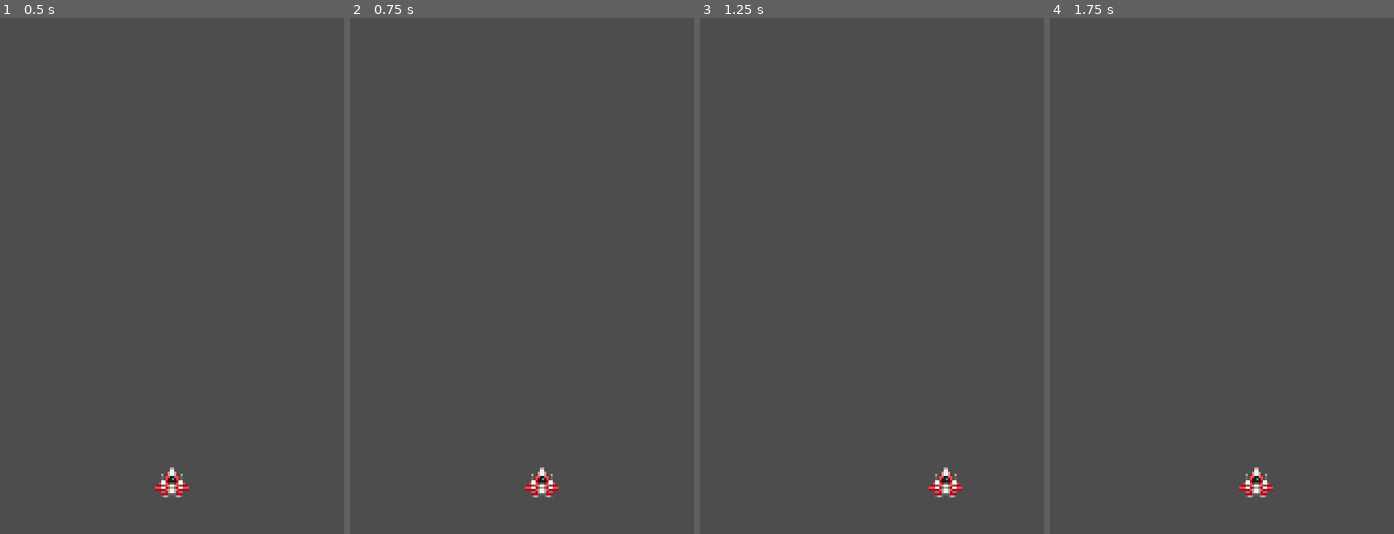
Above: before the commit, frames 1-4 (left to right).
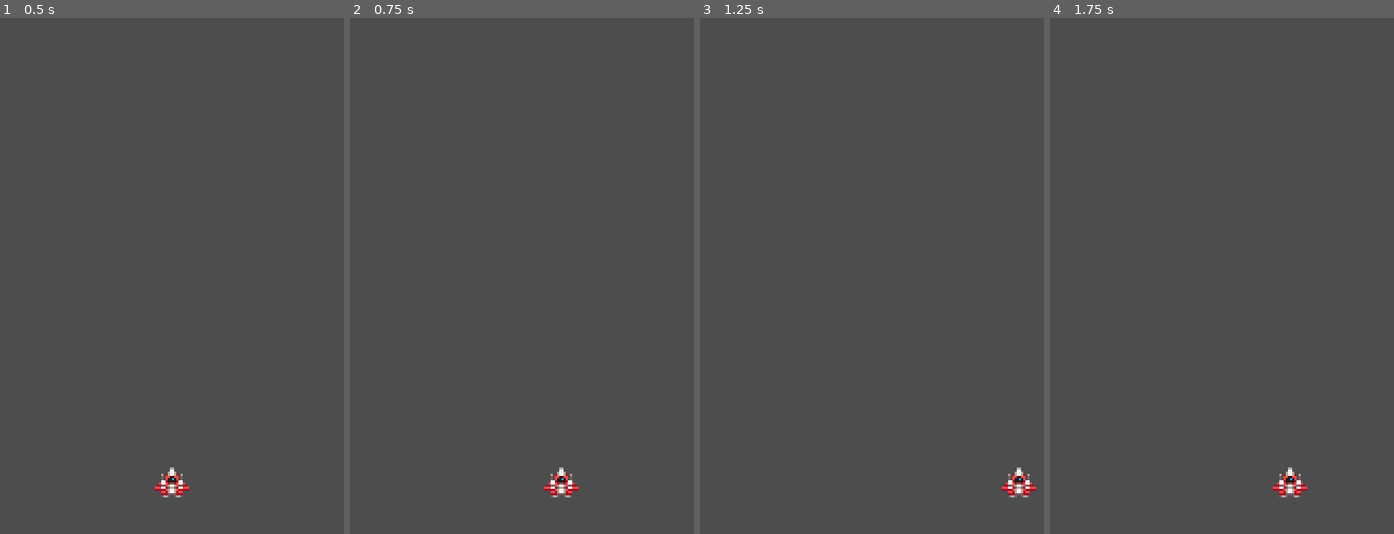
Above: after the commit, the same moments.

Repository: jaq-czaplin/Space-Resistance
Game: Godot game, scene res://game.tscn
Two runs of this game, one before a commit and one after it. Both use one fixed random seed, a clock stepped at 60 frames per second and the inputs below.
Inputs:
- Up to frame 1 (0.5 s): no input
- Up to frame 2 (0.75 s): tap Enter at 0.5 s; hold Right (move_right) from 0.53 s (still down)
- Up to frame 3 (1.25 s): keep holding Right (move_right)
- Up to frame 4 (1.75 s): release Right (move_right) at 1.28 s; hold Left (move_left) from 1.28 s (still down)

Frame 1 is identical in both runs. In frame 2, 0.6% of the frame differs, in the area x 50-67%, y 87-93%; in frame 3, 0.7%, in the area x 66-98%, y 87-93%; in frame 4, 0.7%.

Commit message:
Improved movement with MoveStatsResource

Diff:
--- /dev/null
+++ b/components/MoveStatsResource.gd
@@ -0,0 +1,4 @@
+class_name MoveStatsResource
+extends Resource
+
+@export var speed: int = 100
--- a/components/PlayerInputComponent.gd
+++ b/components/PlayerInputComponent.gd
@@ -2,6 +2,7 @@
 extends Node
 
 @export var move_component: MoveComponent
+@export var move_stats: MoveStatsResource
 
 func _ready() -> void:
 	# TODO: Auto find move component if not set?
@@ -9,4 +10,4 @@
 
 func _process(_delta: float) -> void:
 	var move_axies = Input.get_axis("move_left", "move_right")
-	move_component.velocity = Vector2(move_axies * 50, 0)
+	move_component.velocity = Vector2(move_axies * move_stats.speed, 0)
--- a/space_ship/ship.tscn
+++ b/space_ship/ship.tscn
@@ -1,8 +1,9 @@
-[gd_scene load_steps=8 format=3 uid="uid://br7gqd5yp8ifc"]
+[gd_scene load_steps=9 format=3 uid="uid://br7gqd5yp8ifc"]
 
 [ext_resource type="Texture2D" uid="uid://v4vvvkk7epxx" path="res://assets/sprites/ship.png" id="1_ljblw"]
 [ext_resource type="Script" path="res://components/MoveComponent.gd" id="2_g4ol5"]
 [ext_resource type="Script" path="res://components/PlayerInputComponent.gd" id="3_2sv2l"]
+[ext_resource type="Resource" uid="uid://benu3srl6cdk7" path="res://space_ship/ship_move_stats.tres" id="4_omug7"]
 
 [sub_resource type="AtlasTexture" id="AtlasTexture_nw5n5"]
 atlas = ExtResource("1_ljblw")
@@ -57,3 +58,4 @@
 [node name="PlayerInputComponent" type="Node" parent="." node_paths=PackedStringArray("move_component")]
 script = ExtResource("3_2sv2l")
 move_component = NodePath("../MoveComponent")
+move_stats = ExtResource("4_omug7")
--- /dev/null
+++ b/space_ship/ship_move_stats.tres
@@ -0,0 +1,7 @@
+[gd_resource type="Resource" script_class="MoveStatsResource" load_steps=2 format=3 uid="uid://benu3srl6cdk7"]
+
+[ext_resource type="Script" path="res://components/MoveStatsResource.gd" id="1_w0xvp"]
+
+[resource]
+script = ExtResource("1_w0xvp")
+speed = 100
